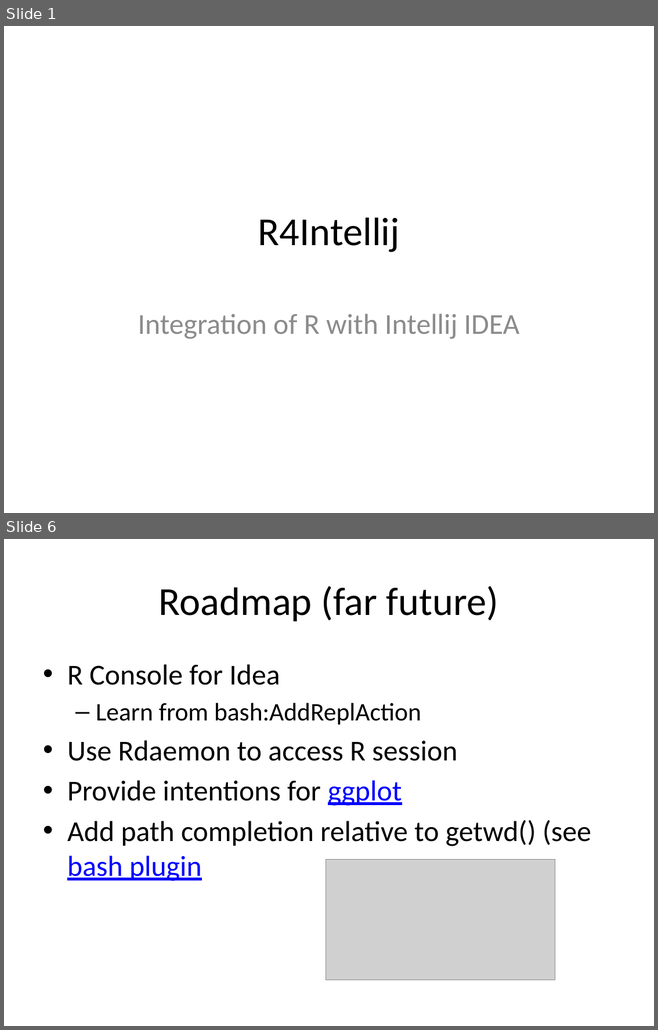
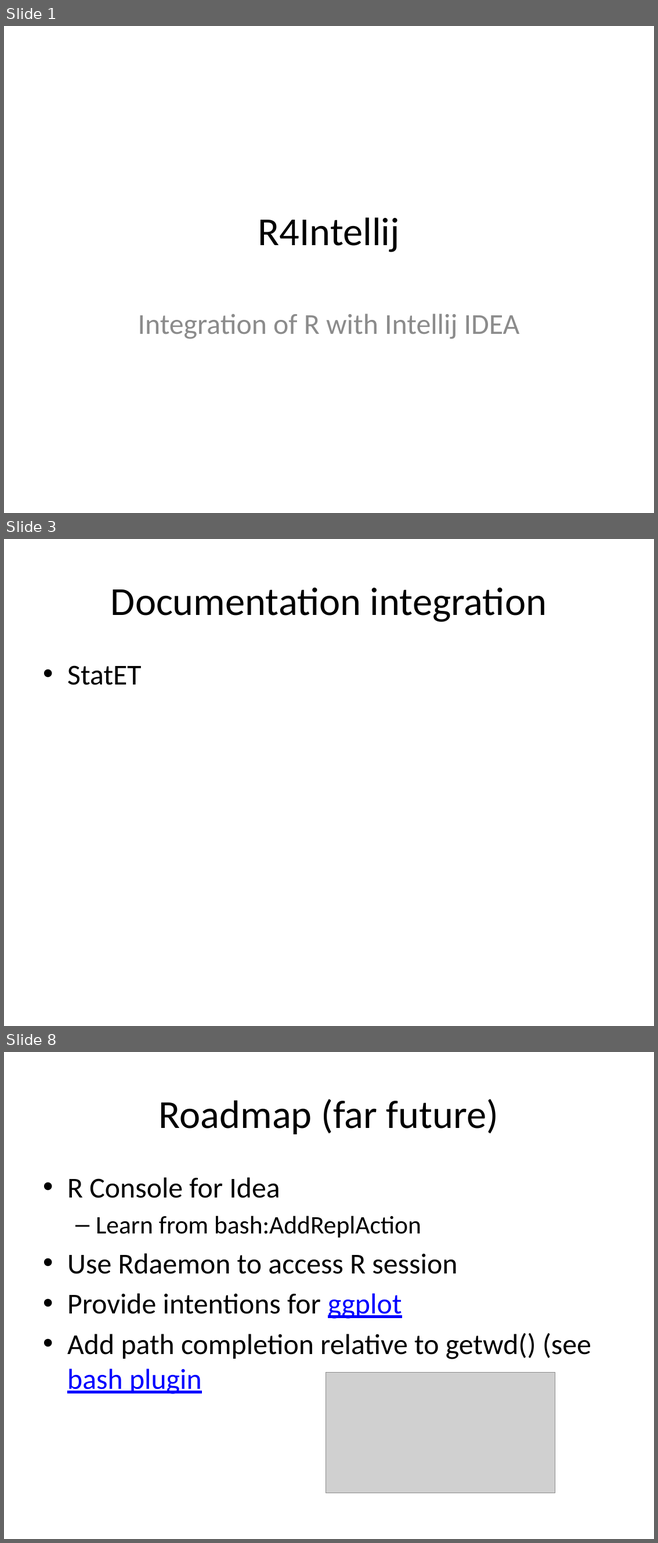
Before and after one commit to holgerbrandl/r4intellij, a slide deck: R4Intellij.pptx. Shown one above the other, each under a label of ours: slides 1 and 6 before the commit, slides 1, 3 and 8 after it; the slides between them are not shown. The pictures are 658x1030 and 658x1543 pixels, drawn with LibreOffice and Linux fonts; fonts in the diff are those of the drawing; grey boxes stand for pictures. Boxes give left, top, right and bottom in pixels: in the first picture for what was removed or moved away, otherwise in the second. Text is boxed around its words. In the diff, an @@ line names an element or a change of style, - is before the commit and + after.

```diff
--- a/R4Intellij.pptx
+++ b/R4Intellij.pptx
@@ slide 3 added at box(4, 539, 654, 1026), background #FFFFFF @@
@@ title added at box(111, 587, 546, 622), 44 pt, text #000000 @@
+Documentation integration
@@ text added at box(67, 665, 141, 685), 32 pt, text #000000 @@
+• StatET
@@ what was slide 6 is now slide 8 @@
```
Also in this commit, not shown: 3 slides changed, 2 other slides added, 1 slide removed, 18 other files.
